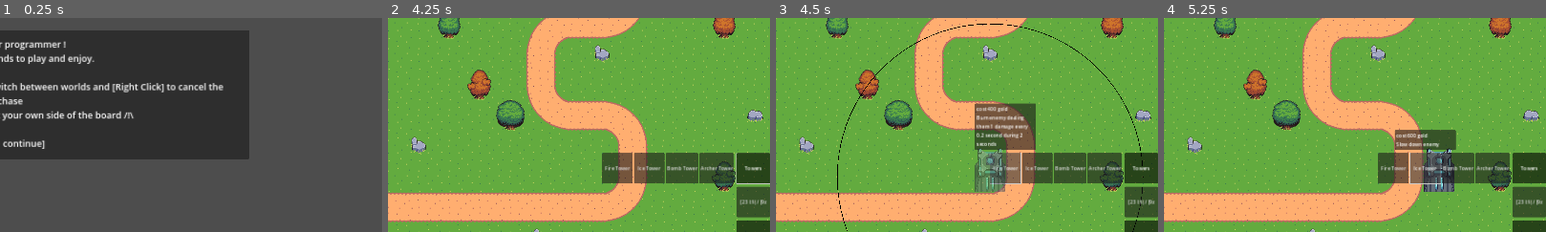
Above: before the commit, frames 1-4 (left to right).
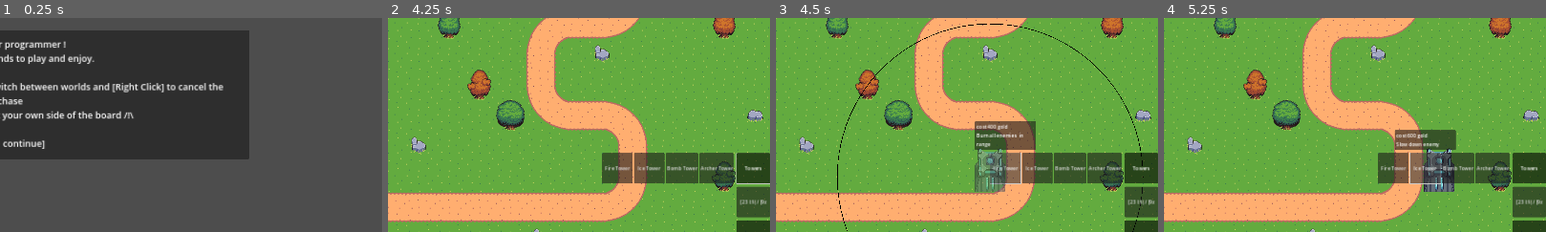
Above: after the commit, the same moments.

Repository: m-conti/melonjam2023
Game: Godot game, scene res://game.tscn
The game is run twice, just before and just after one commit, with the same random seed, the same clock (stepped at 60 frames per second) and the same inputs.
Inputs (mouse positions are % of the whole screen's width and height, from its top left):
- Up to frame 1 (0.25 s): no input
- Up to frame 2 (4.25 s): click (48, 20) at 0.52 s; type "Alex" at 0.6 s; click "Host" at 1.25 s; click "START!" at 2 s; click "Shop" at 2.75 s; click "Towers" at 3.5 s
- Up to frame 3 (4.5 s): click "Fire Tower" at 4.25 s
- Up to frame 4 (5.25 s): click "Ice Tower" at 5 s
The pictures show only the part of the screen within x 50-100%, y 45-95%; the shares and areas given below are measured in that part.

Frames 1-2 are identical in both runs. In frame 3, 1.8% of the frame differs, in the area x 52-68%, y 39-61%; in frame 4, nothing differs.

Commit message:
fix

Diff:
--- a/HUD/HUDPlayer.tscn
+++ b/HUD/HUDPlayer.tscn
@@ -78,7 +78,7 @@
 grow_horizontal = 0
 
 [node name="Fire Tower" type="Button" parent="Shop/BoxContainer/Towers/BoxContainer"]
-editor_description = "Burn enemy dealing them 1 damage every 0.2 second during 2 seconds"
+editor_description = "Burn all enemies  in range"
 custom_minimum_size = Vector2(100, 2.08165e-12)
 layout_mode = 2
 size_flags_vertical = 3
--- a/Towers/ArcherTower.tscn
+++ b/Towers/ArcherTower.tscn
@@ -29,7 +29,7 @@
 
 [node name="tower" instance=ExtResource("1_6unlv")]
 script = ExtResource("2_iq0s0")
-damage = 7
+damage = 6
 attack_cooldown = 0.4
 damage_animation = ExtResource("3_8v1a2")
 
--- a/Towers/BombTower.tscn
+++ b/Towers/BombTower.tscn
@@ -29,8 +29,9 @@
 
 [node name="tower" instance=ExtResource("1_hup7y")]
 script = ExtResource("2_g047q")
-damage_radius = 1000.0
-damage = 2
+damage_radius = 40.0
+damage = 100
+attack_cooldown = 4.0
 damage_animation = ExtResource("3_50q6j")
 
 [node name="BaseSprite" parent="." index="0"]
--- a/Towers/FireTower.tscn
+++ b/Towers/FireTower.tscn
@@ -29,9 +29,10 @@
 
 [node name="tower" instance=ExtResource("1_46fn7")]
 script = ExtResource("2_6sajg")
-duration = 2.0
+duration = 1.0
 tick_duration = 0.2
 damage_per_tick = 1
+attack_cooldown = 4.0
 attacking_type = 5
 damage_animation = ExtResource("3_ssr0r")
 
--- a/Towers/IceTower.tscn
+++ b/Towers/IceTower.tscn
@@ -29,7 +29,7 @@
 
 [node name="tower" instance=ExtResource("1_v1doj")]
 script = ExtResource("2_hd4r2")
-speed_factor = 0.5
+speed_factor = 0.8
 duration = 2.0
 attacking_type = 5
 damage_animation = ExtResource("3_atffn")
